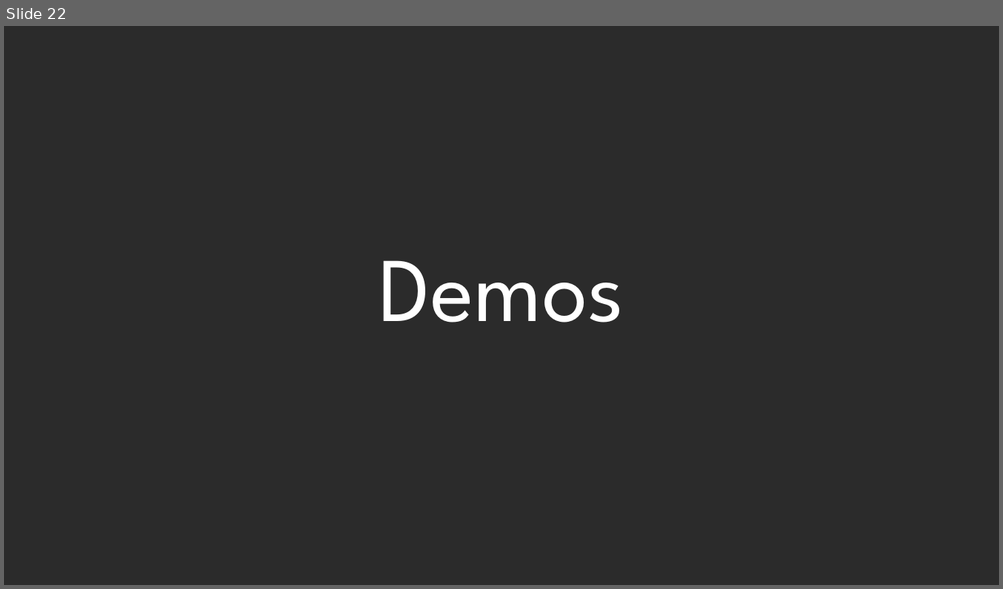
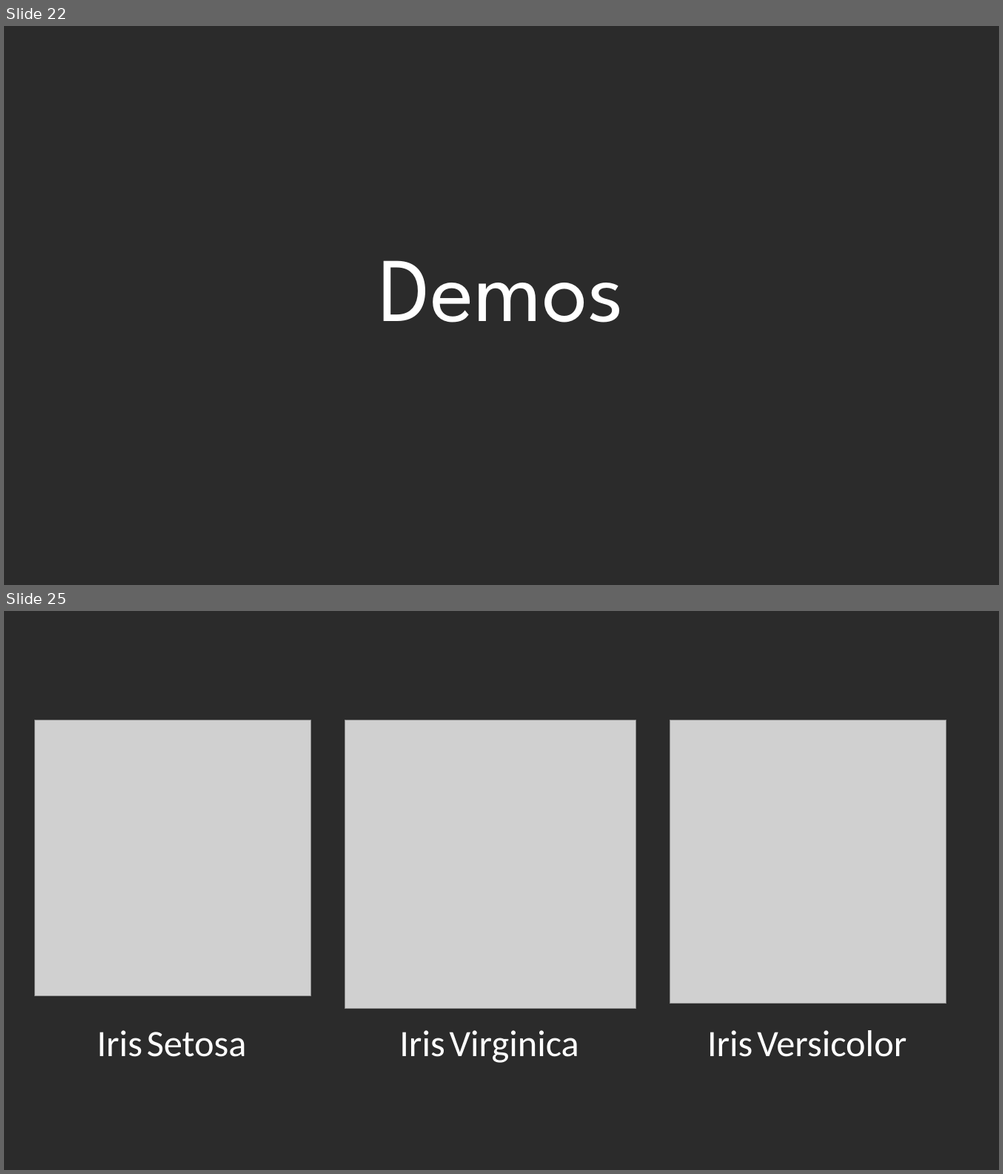
Before and after one commit to DustinEwers/r-talk-demos, a slide deck: slides/r_slides.pptx. Shown one above the other, each under a label of ours: slide 22 before the commit, slides 22 and 25 after it; the slides between them are not shown. The pictures are 1003x589 and 1003x1174 pixels, drawn with LibreOffice and Linux fonts; fonts in the diff are those of the drawing; grey boxes stand for pictures; background and template pictures are left out; a plain dark background stands for a picture behind light text. Boxes give left, top, right and bottom in pixels: in the first picture for what was removed or moved away, otherwise in the second. Text is boxed around its words. In the diff, an @@ line names an element or a change of style, - is before the commit and + after.

```diff
--- a/slides/r_slides.pptx
+++ b/slides/r_slides.pptx
@@ slide 25 added at <box>4,611,999,1170</box>, background picture (left out) @@
@@ picture added at <box>34,721,310,997</box> @@
@@ picture added at <box>345,721,636,1009</box> @@
@@ picture added at <box>670,721,946,1004</box> @@
@@ text added at <box>97,1031,247,1057</box>, 36 pt, text #FFFFFF @@
+Iris Setosa
@@ text added at <box>399,1031,579,1063</box>, 36 pt, text #FFFFFF @@
+Iris Virginica
@@ text added at <box>707,1031,906,1057</box>, 36 pt, text #FFFFFF @@
+Iris Versicolor
```
Also in this commit, not shown: 5 slides changed, 2 other slides added, 1 other file.
